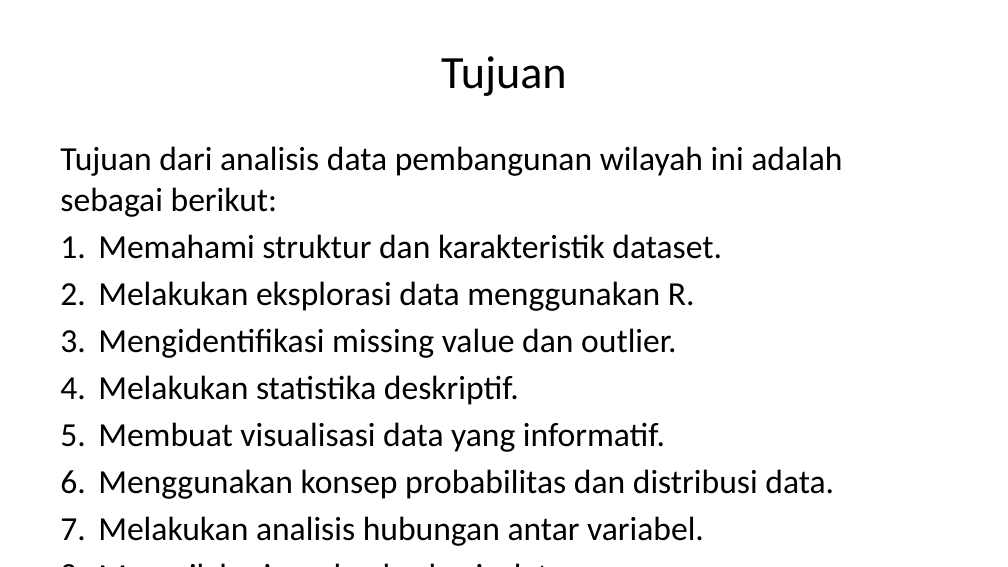
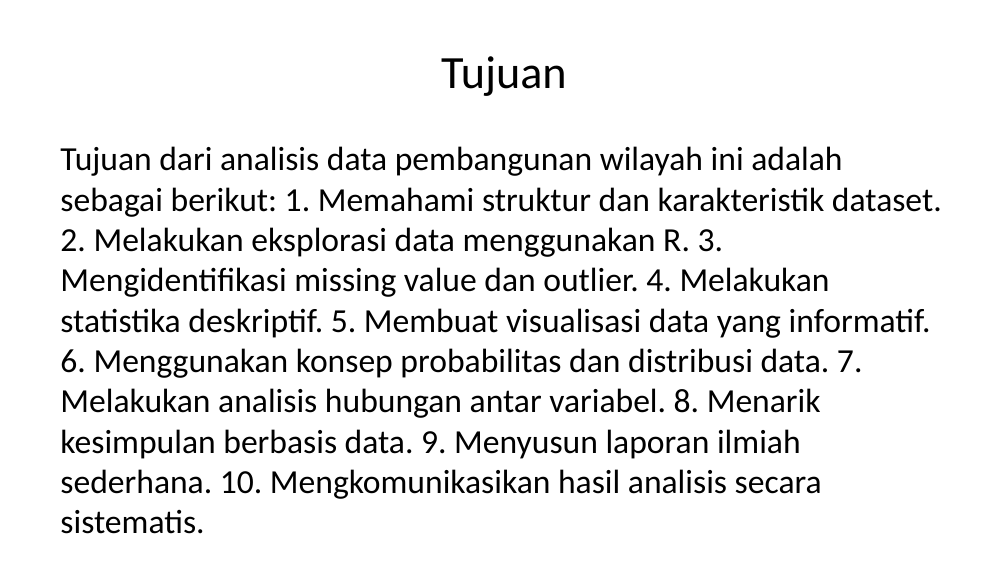
Before and after one commit to inbloom21/probstatproyekakhir, a slide deck: slide 3 of dokumen/PPT-Laporan.pptx (slide 5 before the commit). Drawn at 1008x567 pixels with LibreOffice and Linux fonts; fonts in the diff are those of the drawing. Boxes give left, top, right and bottom in pixels: in the first picture for what was removed or moved away, otherwise in the second. Text is boxed around its words. In the diff, an @@ line names an element or a change of style, - is before the commit and + after.

```diff
--- a/dokumen/PPT-Laporan.pptx
+++ b/dokumen/PPT-Laporan.pptx
@@ text at box(60, 146, 942, 499): text changed @@
-Tujuan dari analisis data pembangunan wilayah ini adalah sebagai berikut:
-1. Memahami struktur dan karakteristik dataset.
-2. Melakukan eksplorasi data menggunakan R.
-3. Mengidentifikasi missing value dan outlier.
-4. Melakukan statistika deskriptif.
-5. Membuat visualisasi data yang informatif.
-6. Menggunakan konsep probabilitas dan distribusi data.
-7. Melakukan analisis hubungan antar variabel.
-8. Menarik kesimpulan berbasis data.
-9. Menyusun laporan ilmiah sederhana.
-10. Mengkomunikasikan hasil analisis secara sistematis.
+Tujuan dari analisis data pembangunan wilayah ini adalah sebagai berikut: 1. Memahami struktur dan karakteristik dataset. 2. Melakukan eksplorasi data menggunakan R. 3. Mengidentifikasi missing value dan outlier. 4. Melakukan statistika deskriptif. 5. Membuat visualisasi data yang informatif. 6. Menggunakan konsep probabilitas dan distribusi data. 7. Melakukan analisis hubungan antar variabel. 8. Menarik kesimpulan berbasis data. 9. Menyusun laporan ilmiah sederhana. 10. Mengkomunikasikan hasil analisis secara sistematis.
```
Also in this commit, not shown: 2 other slides changed, 1 slide added, 4 slides removed, 2 other files.
